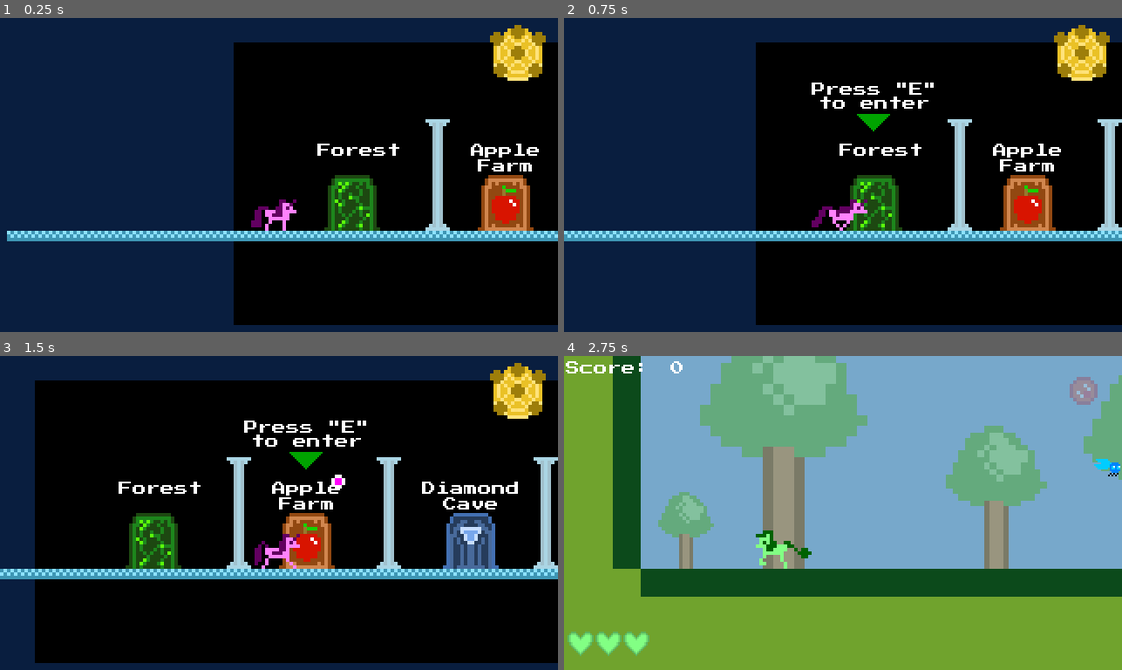
Above: before the commit, frames 1-4 (two rows, left to right).
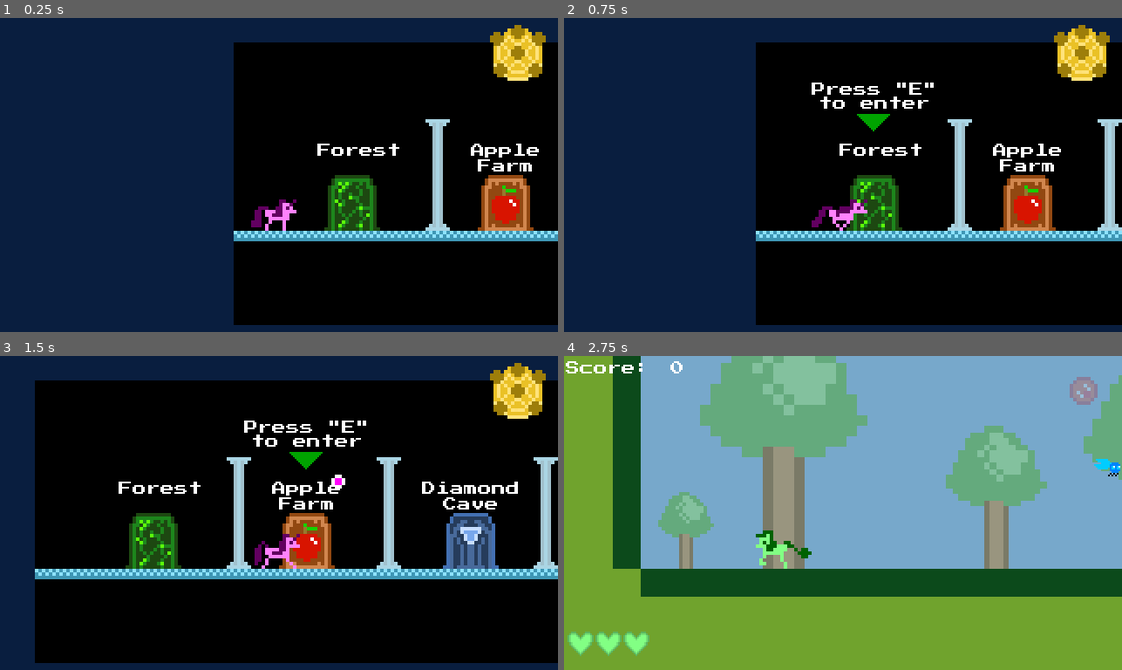
Above: after the commit, the same moments.

Repository: 100-Devs-1-Game/8bitPony
Game: Godot game, scene res://Scenes/Rooms/level_select.tscn
The game is run twice, just before and just after one commit, with the same random seed, the same clock (stepped at 60 frames per second) and the same inputs. This scene is started directly instead of the project's main scene. Sound files missing from this copy of the repository are replaced by a short silence.
Inputs (mouse positions are in pixels of both pictures, inside the frame that each line leads up to):
- Up to frame 1 (0.25 s): no input
- Up to frame 2 (0.75 s): tap Enter at 0.5 s; move the mouse to (965, 159) at 0.52 s; hold D (Right) from 0.53 s (still down); hold E (Interact) from 0.53 s (still down)
- Up to frame 3 (1.5 s): keep holding D (Right); tap Space (Jump) at 0.77 s; move the mouse to (167, 528) at 1.27 s; release E (Interact) at 1.28 s; click (167, 528) at 1.35 s
- Up to frame 4 (2.75 s): tap Space (Jump) at 1.52 s; tap E (Interact) at 1.55, 2.3 s; move the mouse to (898, 443) at 2.02 s; release D (Right) at 2.03 s; hold A (Left) from 2.03 s (still down); hold Right mouse button (ChangePony) from 2.03 s (still down)

The runs differ from the first frame. In frame 1, 2.6% of the frame differs, in the area x 1-100%, y 67-72%; in frame 2, 2.6%; in frame 3, 2.3%; in frame 4, nothing differs.

Commit message:
Update level_select.tscn

Diff:
--- a/src/Scenes/Rooms/level_select.tscn
+++ b/src/Scenes/Rooms/level_select.tscn
@@ -92,9 +92,9 @@
 color = Color(0, 0, 0, 1)
 
 [node name="TextureRect" type="TextureRect" parent="Background"]
-offset_left = -8.0
+offset_left = 57.0
 offset_top = 59.0
-offset_right = 424.0
+offset_right = 388.0
 offset_bottom = 75.0
 texture = ExtResource("3_8abrt")
 stretch_mode = 1
